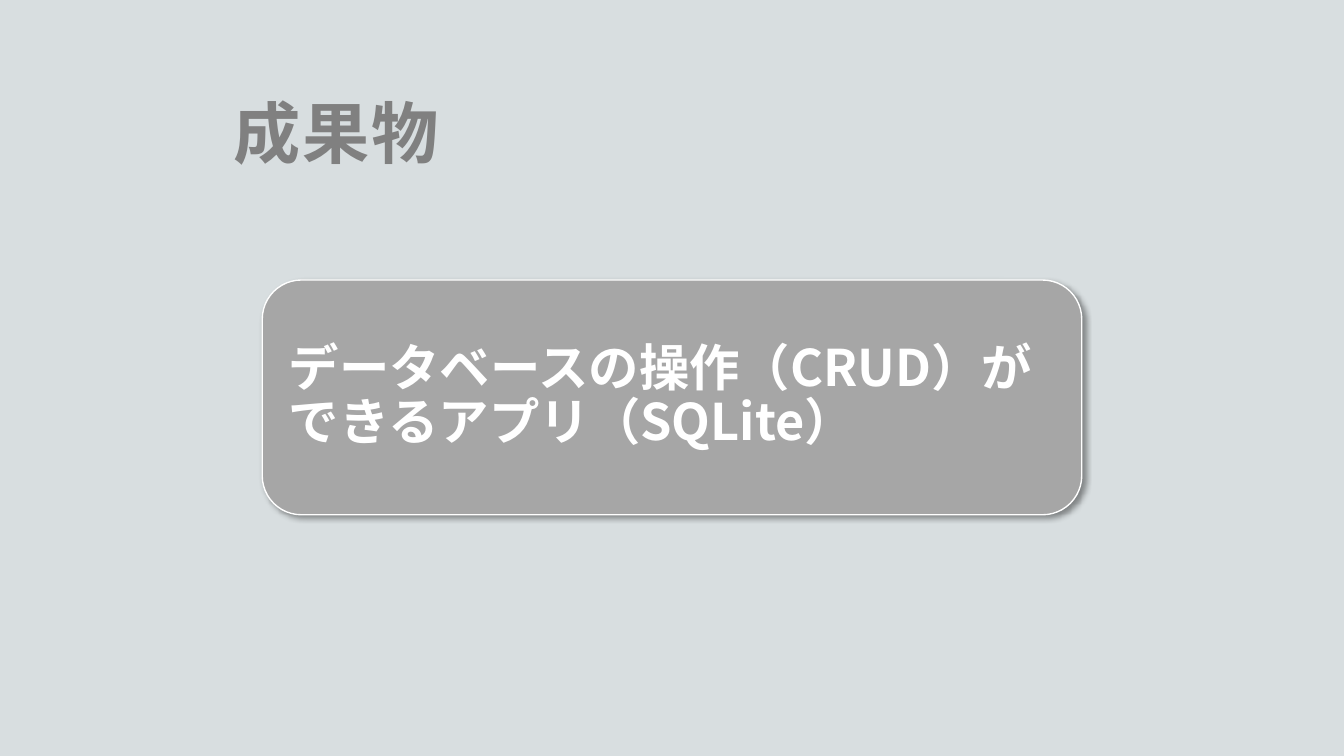
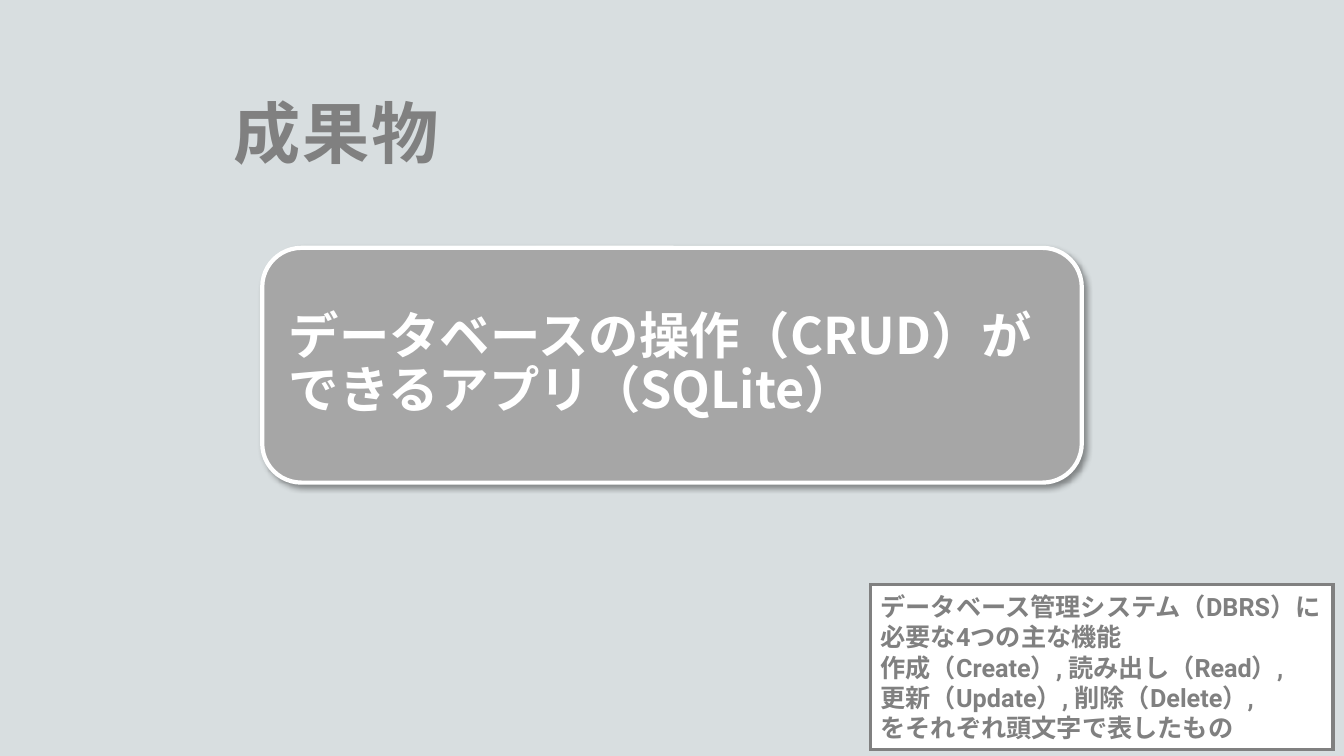
Before and after one commit to mksu000/foodloss2024, a slide deck: slide 2 of 造酒翔・三瓶眞.pptx. Drawn at 1344x756 pixels with LibreOffice and Linux fonts; fonts in the diff are those of the drawing; background and template pictures are left out. Boxes give left, top, right and bottom in pixels: in the first picture for what was removed or moved away, otherwise in the second. Text is boxed around its words. In the diff, an @@ line names an element or a change of style, - is before the commit and + after.

```diff
--- a/造酒翔・三瓶眞.pptx
+++ b/造酒翔・三瓶眞.pptx
@@ rounded rectangle: place and size @@
-rounded rectangle at <box>262,280,1082,515</box>
+rounded rectangle at <box>262,248,1082,483</box>
@@ rounded rectangle at <box>262,248,1082,483</box>: outline #FFFFFF 1 pt to #FFFFFF 3 pt @@
@@ text "データベースの操作（CRUD）ができるアプリ（SQLite）": place and size @@
-text "データベースの操作（CRUD）ができるアプリ（SQLite）" at <box>289,342,1032,450</box>
+text "データベースの操作（CRUD）ができるアプリ（SQLite）" at <box>289,310,1032,418</box>
@@ rectangle added at <box>871,585,1334,750</box>, fill #FFFFFF, outline #808080 2.25 pt @@
@@ text added at <box>881,594,1321,739</box>, 18 pt, text #808080, bold @@
+データベース管理システム（DBRS）に
+必要な4つの主な機能
+作成（Create）, 読み出し（Read）,
+更新（Update）, 削除（Delete）,
+をそれぞれ頭文字で表したもの
```
Also in this commit, not shown: 2 other slides changed, 1 slide added.
